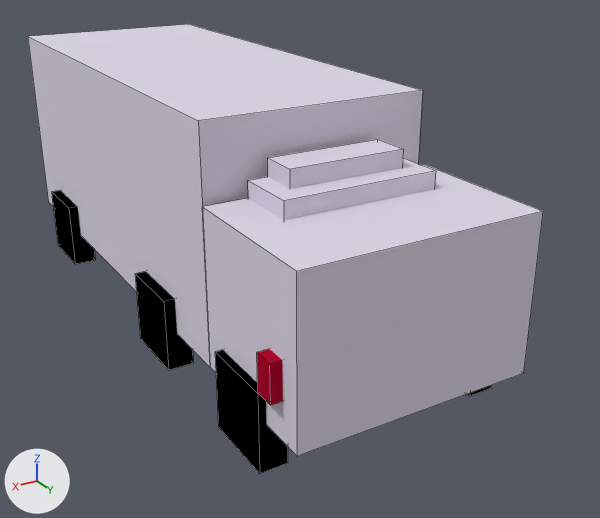
One commit to the Blender file threeObjProject/BlenderModels/Truck.blend: the scene before it, then after it.
Rendered twice from a 50 mm lens placed at (5.03, 10.96, 5.62), pointed at (-0.61, 1.56, 0.92). Lighting does not change. The marker at lower left points along +X, +Y and +Z. Mesh edges are drawn as thin lines. The same objects are shown in both versions, whatever each file hides.

The first picture shows 'Back'.
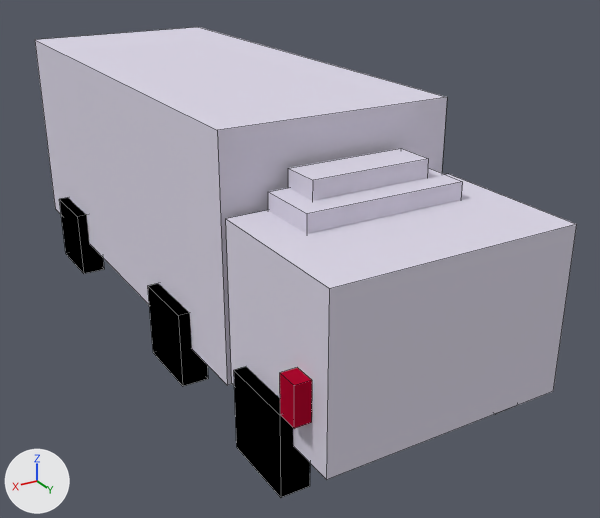
Commit message: Add Truck Model

What differs and where, as boxes [x1, y1, x2, y2] in the pictures (600 x 518 px; the box of a moved part takes in the faces that stretch with it):
'Back', reshaped, moved, rescaled
    before: [28, 24, 543, 474]
    after: [35, 27, 577, 497]
part 1 of me_cube_005, moved or reshaped
    before: [202, 165, 543, 456]
    after: [226, 174, 577, 479]
part 2 of me_cube_005, moved or reshaped
    before: [257, 349, 283, 405]
    after: [280, 368, 312, 429]
part 5 of me_cube_005, moved or reshaped (not visible afterwards)
    before: [467, 385, 491, 396]
part 6 of me_cube_005, moved or reshaped
    before: [52, 190, 95, 264]
    after: [59, 198, 104, 274]
part 7 of me_cube_005, moved or reshaped
    before: [135, 271, 193, 370]
    after: [148, 283, 208, 386]
part 8 of me_cube_005, moved or reshaped
    before: [215, 350, 288, 474]
    after: [234, 367, 310, 497]
part 10 of me_cube_005, moved or reshaped
    before: [268, 139, 403, 189]
    after: [288, 148, 429, 201]
part 11 of me_cube_005, moved or reshaped
    before: [248, 158, 436, 220]
    after: [268, 168, 463, 234]
part 12 of me_cube_005, moved or reshaped
    before: [28, 24, 423, 367]
    after: [35, 27, 447, 385]

The edits, one by one:
me_cube_005 has 96 vertices, 72 faces and spans x -1.13..1.13, y -1.0..1.61, z -1.33..1.0.
me_cube_005 is used by ob_back; location (0.0, -0.51, 2.0); scale (1.5, 3.5, 1.5).
me_cube_005 part 1: the loose piece of 8 vertices spanning x -1.01..1.04, y 1.03..1.61, z -0.94..0.39 is scaled about its middle by (1.47, 3.5, 1.5), then moved by (-0.02, 3.3, -0.14).
me_cube_005 part 2: the loose piece of 8 vertices spanning x 1.0..1.13, y 1.45..1.53, z -0.62..-0.31 is scaled about the mesh origin by (1.5, 3.5, 1.5).
me_cube_005 part 3: the loose piece of 8 vertices spanning x -1.13..-1.0, y 1.45..1.53, z -0.62..-0.31 is scaled about the mesh origin by (1.5, 3.5, 1.5).
me_cube_005 part 4: the loose piece of 8 vertices spanning x -1.1..-0.87, y 0.43..0.72, z -1.33..-0.67 is scaled about the mesh origin by (1.5, 3.5, 1.5).
me_cube_005 part 5: the loose piece of 8 vertices spanning x -1.1..-0.87, y 1.14..1.43, z -1.33..-0.67 is scaled about the mesh origin by (1.5, 3.5, 1.5).
me_cube_005 part 6: the loose piece of 8 vertices spanning x 0.87..1.1, y -0.72..-0.44, z -1.33..-0.67 is scaled about the mesh origin by (1.5, 3.5, 1.5).
me_cube_005 part 7: the loose piece of 8 vertices spanning x 0.87..1.1, y 0.43..0.72, z -1.33..-0.67 is scaled about the mesh origin by (1.5, 3.5, 1.5).
me_cube_005 part 8: the loose piece of 8 vertices spanning x 0.87..1.1, y 1.14..1.43, z -1.33..-0.67 is scaled about the mesh origin by (1.5, 3.5, 1.5).
me_cube_005 part 9: the loose piece of 8 vertices spanning x -1.1..-0.87, y -0.72..-0.44, z -1.33..-0.67 is scaled about the mesh origin by (1.5, 3.5, 1.5).
me_cube_005 part 10: the loose piece of 8 vertices spanning x -0.5..0.5, y 1.04..1.18, z 0.48..0.68 is scaled about the mesh origin by (1.5, 3.5, 1.5).
me_cube_005 part 11: the loose piece of 8 vertices spanning x -0.67..0.67, y 1.04..1.27, z 0.33..0.53 is scaled about the mesh origin by (1.5, 3.5, 1.5).
me_cube_005 part 12: the loose piece of 8 vertices spanning x -1.0..1.0, y -1.0..1.0, z -1.0..1.0 is scaled about its middle by (1.5, 3.5, 1.5).
Object 'Back' (ob_back) is rescaled from (1.5, 3.5, 1.5) to (1.0, 1.0, 1.0).
Object 'Back' (ob_back) moves from (0.0, -0.51, 2.0) to (0.0, -0.05, 2.0).
